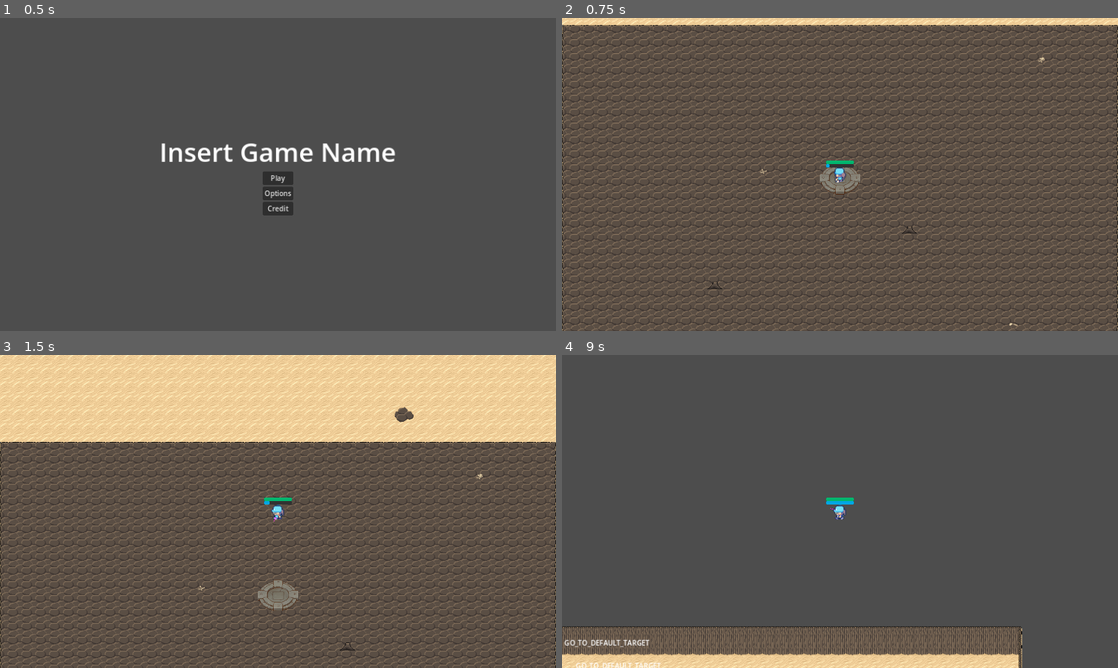
Above: before the commit, frames 1-4 (two rows, left to right).
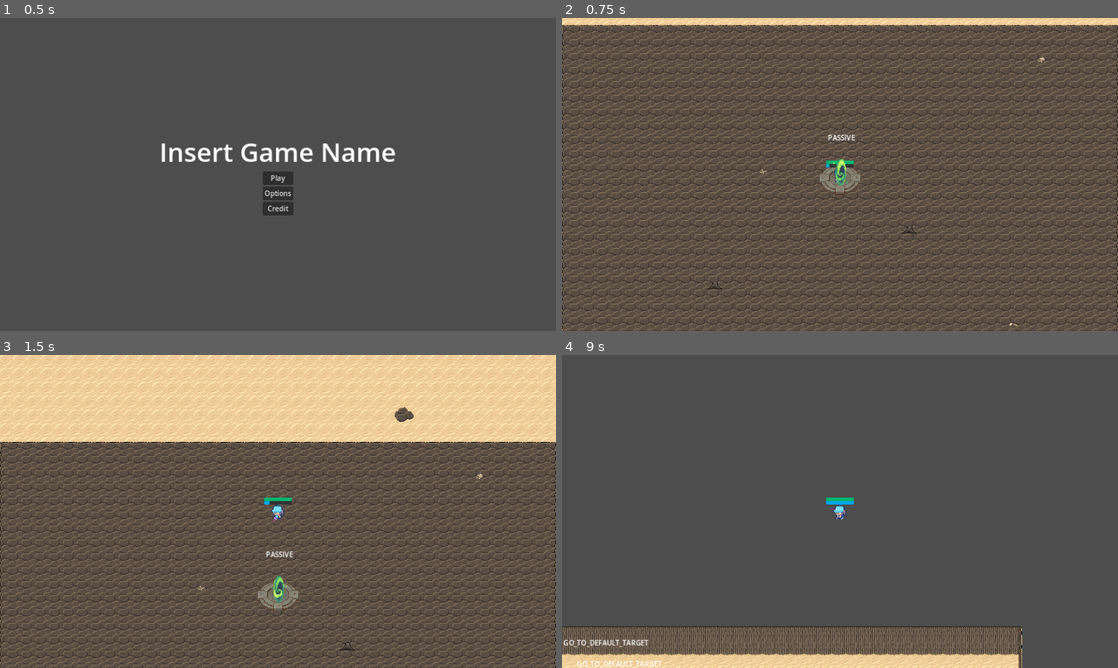
Above: after the commit, the same moments.

Repository: GDTV-Game-Jam-2024/GDTV
Game: Godot game, scene res://Scenes/main_menu.tscn
The game is run twice, just before and just after one commit, with the same random seed, the same clock (stepped at 60 frames per second) and the same inputs. The engine's default icon, where the game draws it, is replaced by a stand-in: a white triangle on a blue panel in a dark square.
Inputs (mouse positions are in pixels of both pictures, inside the frame that each line leads up to):
- Up to frame 1 (0.5 s): no input
- Up to frame 2 (0.75 s): click "Play" at 0.5 s
- Up to frame 3 (1.5 s): move the mouse to (250, 574) at 1.27 s; hold Up (ui_up) from 1.28 s (still down); hold Mouse wheel down (scrollDOWN) from 1.28 s (still down)
- Up to frame 4 (9 s): move the mouse to (1006, 558) at 2.02 s; release Mouse wheel down (scrollDOWN) at 2.03 s; tap Mouse wheel up (scrollUP) at 2.1 s; move the mouse to (673, 464) at 2.77 s; release Up (ui_up) at 2.78 s; press the mouse at (673, 464) at 2.78 s; hold Left (ui_left) 2.78-4.28 s; tap Enter at 3.5, 7.25 s; move the mouse to (867, 511) at 3.52 s; release the mouse at (867, 511) at 3.53 s; tap 1 (wand1) at 3.6 s; tap Space at 4.25, 8 s; move the mouse to (756, 433) at 4.27 s; hold Down (ui_down) 4.28-5.03 s; tap 2 (wand2) at 4.35 s; move the mouse to (962, 495) at 5.02 s; hold Right (ui_right) 5.03-5.78 s; tap 3 (wand3) at 5.1 s; move the mouse to (728, 527) at 5.77 s; hold Up (ui_up) 5.78-6.53 s; tap 4 (wand4) at 5.85 s; move the mouse to (895, 442) at 6.52 s; hold Right (ui_right) 6.53-8.78 s; tap 5 (wand5) at 6.6 s; move the mouse to (812, 574) at 7.27 s; tap 6 (wand6) at 7.35 s; move the mouse to (1006, 558) at 8.02 s; tap Mouse wheel down (scrollDOWN) at 8.1 s; move the mouse to (673, 464) at 8.77 s; hold Down (ui_down) from 8.78 s (still down); hold Mouse wheel up (scrollUP) from 8.78 s (still down)

Frame 1 is identical in both runs. In frame 2, 0.2% of the frame differs, in the area x 47-53%, y 37-54%; in frame 3, 0.2%; in frame 4, 0.4%, in the area x 0-18%, y 90-100%.

Commit message:
Portal added

Diff:
--- a/Scenes/Entities/Goblin.tscn
+++ b/Scenes/Entities/Goblin.tscn
@@ -166,6 +166,7 @@
 "RESET": SubResource("Animation_oo5se"),
 "Walk_right": SubResource("Animation_dp2g2")
 }
+
 [sub_resource type="SpriteFrames" id="SpriteFrames_k35vg"]
 animations = [{
 "frames": [{
@@ -326,7 +327,6 @@
 
 [node name="AnimatedSprite2D2" type="AnimatedSprite2D" parent="." index="10"]
 visible = false
-
 scale = Vector2(0.5, 0.5)
 sprite_frames = SubResource("SpriteFrames_k35vg")
 animation = &"Walk"
--- a/Scenes/Projectiles/skeleton_projectile.tscn
+++ b/Scenes/Projectiles/skeleton_projectile.tscn
@@ -4,6 +4,7 @@
 [ext_resource type="Texture2D" uid="uid://pnj48e72y14c" path="res://Sprites/arrow.png" id="2_vcif3"]
 
 [node name="Projectile" instance=ExtResource("1_fjr3c")]
+lifetime = 1.0
 
 [node name="Sprite2D" parent="." index="0"]
 position = Vector2(-18, 0)
--- a/Scenes/game.tscn
+++ b/Scenes/game.tscn
@@ -1,9 +1,10 @@
-[gd_scene load_steps=8 format=3 uid="uid://dlrbxtqn0y3jm"]
+[gd_scene load_steps=9 format=3 uid="uid://dlrbxtqn0y3jm"]
 
 [ext_resource type="Script" path="res://Scenes/game.gd" id="1_3w7sm"]
 [ext_resource type="PackedScene" uid="uid://cek5sqgdxjiga" path="res://Scenes/player.tscn" id="2_ul243"]
 [ext_resource type="Texture2D" uid="uid://c53h581wb5u0x" path="res://Sprites/Desert Tileset.png" id="3_apitf"]
 [ext_resource type="Texture2D" uid="uid://cnjwyp12528eu" path="res://Sprites/Pedestal.png" id="4_rsdlk"]
+[ext_resource type="PackedScene" uid="uid://hp7gg8d4dta" path="res://Scenes/portal.tscn" id="5_yqhul"]
 
 [sub_resource type="TileSetAtlasSource" id="TileSetAtlasSource_6ff2i"]
 texture = ExtResource("3_apitf")
@@ -384,3 +385,6 @@
 [node name="ProjectileManager" type="Node2D" parent="."]
 
 [node name="CreatureManager" type="Node2D" parent="."]
+
+[node name="NPC" parent="." instance=ExtResource("5_yqhul")]
+position = Vector2(1920, 1075)
--- /dev/null
+++ b/Scenes/portal.gd
@@ -0,0 +1,5 @@
+extends NPC
+
+
+func _process(delta):
+	$AnimatedSprite2D.play("default")
--- /dev/null
+++ b/Scenes/portal.tscn
@@ -0,0 +1,82 @@
+[gd_scene load_steps=11 format=3 uid="uid://hp7gg8d4dta"]
+
+[ext_resource type="PackedScene" uid="uid://djmvmje8k5mgm" path="res://Scenes/Entities/NPC.tscn" id="1_rmue3"]
+[ext_resource type="Script" path="res://Scenes/portal.gd" id="2_5i3e6"]
+[ext_resource type="Texture2D" uid="uid://cuinr4y8efvks" path="res://Sprites/Dimensional_Portal.png" id="3_rjju0"]
+
+[sub_resource type="AtlasTexture" id="AtlasTexture_q7uav"]
+atlas = ExtResource("3_rjju0")
+region = Rect2(0, 0, 32, 32)
+
+[sub_resource type="AtlasTexture" id="AtlasTexture_faurc"]
+atlas = ExtResource("3_rjju0")
+region = Rect2(32, 0, 32, 32)
+
+[sub_resource type="AtlasTexture" id="AtlasTexture_hsonk"]
+atlas = ExtResource("3_rjju0")
+region = Rect2(64, 0, 32, 32)
+
+[sub_resource type="AtlasTexture" id="AtlasTexture_kkkm6"]
+atlas = ExtResource("3_rjju0")
+region = Rect2(0, 32, 32, 32)
+
+[sub_resource type="AtlasTexture" id="AtlasTexture_l5tq7"]
+atlas = ExtResource("3_rjju0")
+region = Rect2(32, 32, 32, 32)
+
+[sub_resource type="AtlasTexture" id="AtlasTexture_mo7x2"]
+atlas = ExtResource("3_rjju0")
+region = Rect2(64, 32, 32, 32)
+
+[sub_resource type="SpriteFrames" id="SpriteFrames_r1bog"]
+animations = [{
+"frames": [{
+"duration": 1.0,
+"texture": SubResource("AtlasTexture_q7uav")
+}, {
+"duration": 1.0,
+"texture": SubResource("AtlasTexture_faurc")
+}, {
+"duration": 1.0,
+"texture": SubResource("AtlasTexture_hsonk")
+}, {
+"duration": 1.0,
+"texture": SubResource("AtlasTexture_kkkm6")
+}, {
+"duration": 1.0,
+"texture": SubResource("AtlasTexture_l5tq7")
+}, {
+"duration": 1.0,
+"texture": SubResource("AtlasTexture_mo7x2")
+}],
+"loop": true,
+"name": &"default",
+"speed": 12.0
+}]
+
+[node name="NPC" instance=ExtResource("1_rmue3")]
+script = ExtResource("2_5i3e6")
+team = "Player"
+statMaxHP = 1000
+rangedWeapon = null
+State_ATTACK_RANGE = false
+State_ATTACK_RANGE_SMART = false
+State_ATTACK_MELEE = false
+State_ATTACK_MELEE_CHARGE = false
+State_APPROACH_ENEMY = false
+State_GO_TO_DEFAULT_TARGET = false
+
+[node name="AnimatedSprite2D" parent="." index="1"]
+visible = true
+scale = Vector2(2, 2)
+sprite_frames = SubResource("SpriteFrames_r1bog")
+frame_progress = 0.805317
+
+[node name="CharacterDetection" parent="." index="5"]
+visible = false
+
+[node name="MeleeRange" parent="." index="6"]
+visible = false
+
+[node name="RangedRange" parent="." index="7"]
+visible = false
Binary file added: Sprites/Dimensional_Portal.png
Not shown, added: Sprites/Dimensional_Portal.png.import
